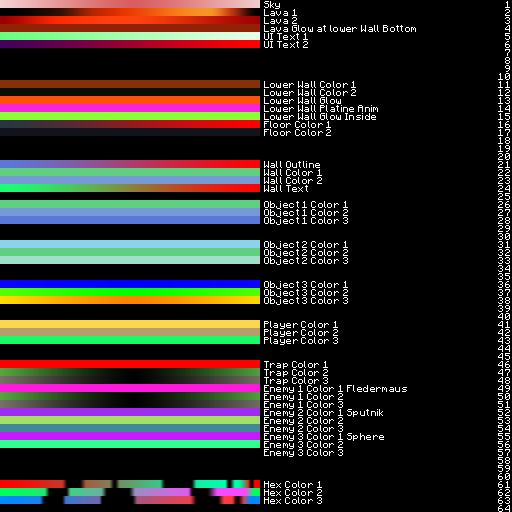
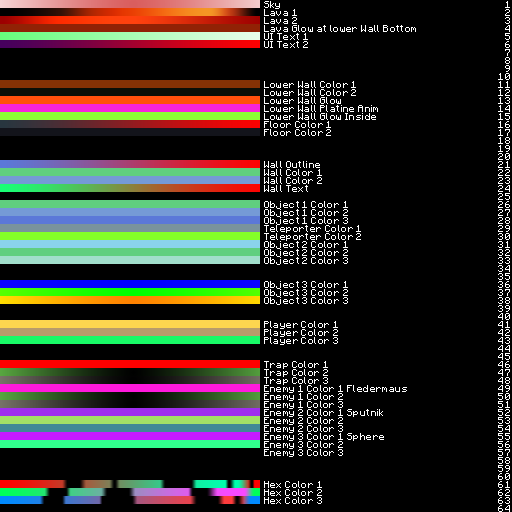
Layer changes from the first 512 × 512 image to the second:
added group "Teleporter 1" with 4 layers above "Object 2" over <box>0,224,361,241</box>
added layer "Teleporter Color 1" in group "Teleporter 1" over <box>264,225,361,233</box>
added layer "Rectangle 1 copy 14" (1st of 2, in "Teleporter 1") in group "Teleporter 1" over <box>0,224,260,232</box>
added layer "Teleporter Color 2" in group "Teleporter 1" over <box>264,233,361,241</box>
added layer "Rectangle 1 copy 14" (2nd of 2, in "Teleporter 1") in group "Teleporter 1" over <box>0,232,260,240</box>
